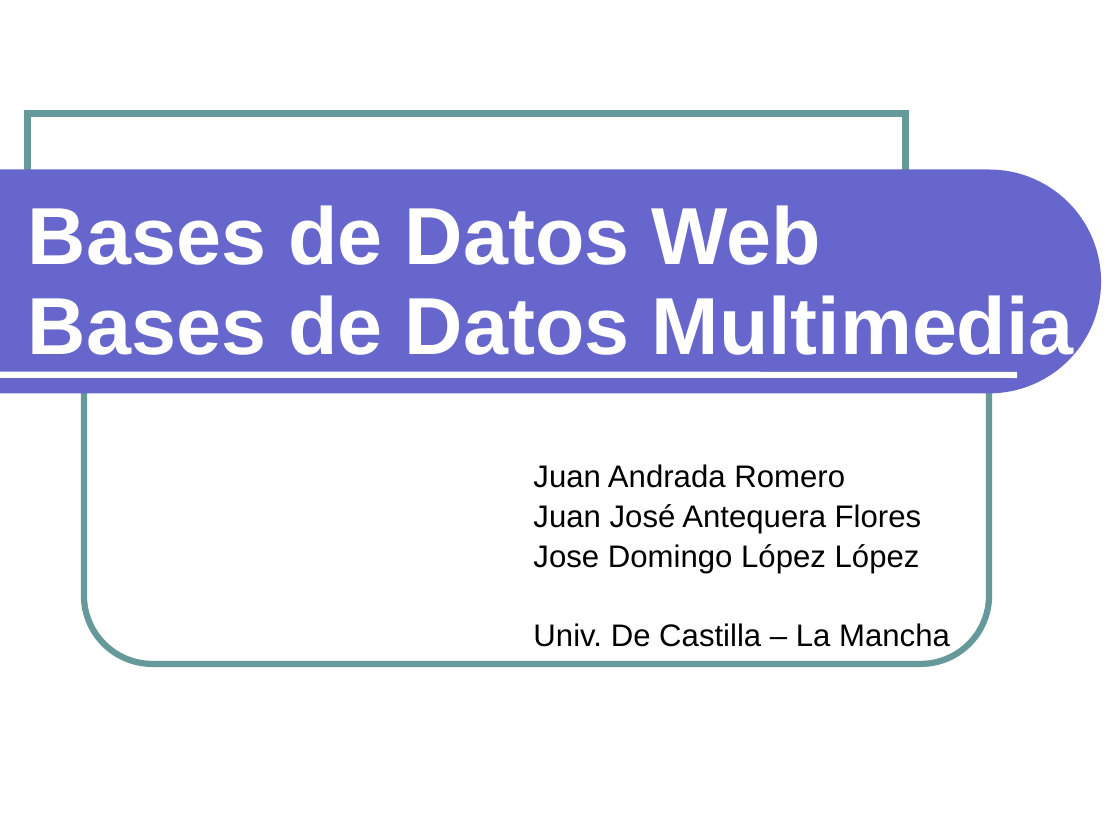
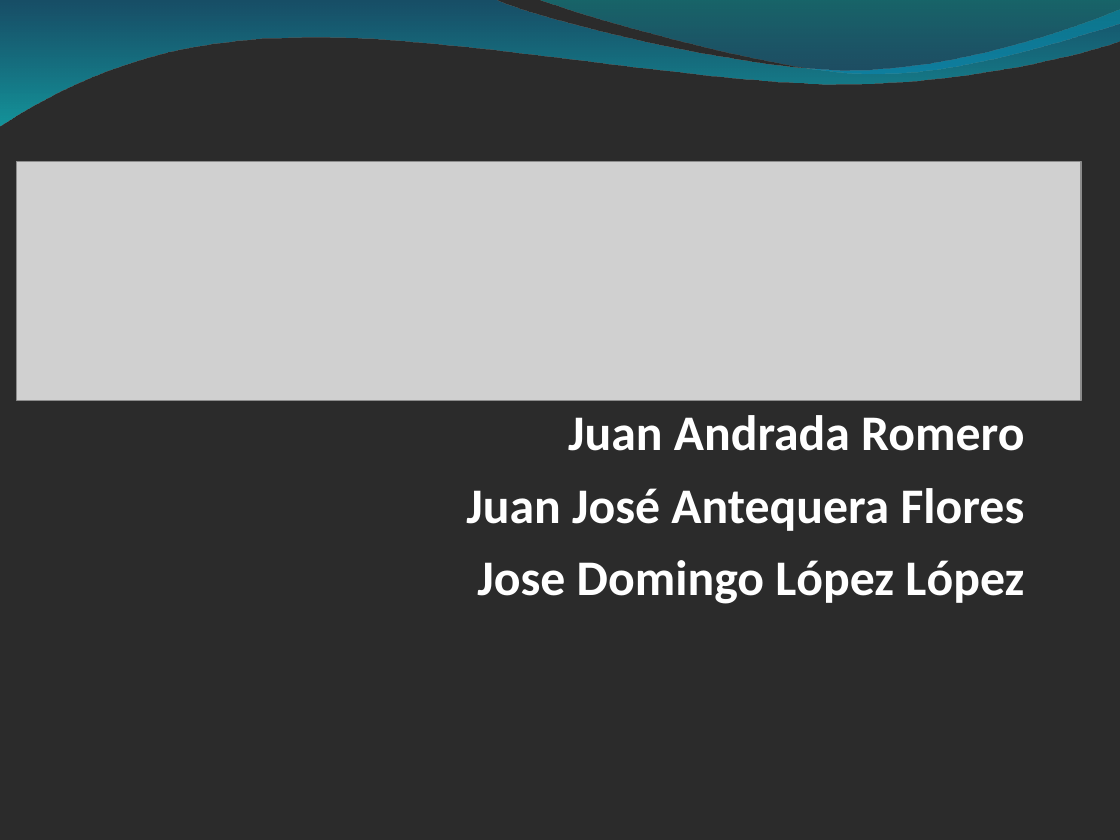
Before and after one commit to txedo/isi-mabd, a slide deck: slide 1 of Funcionalidad3/Funcionalidad3.ppt. Drawn at 1120x840 pixels with LibreOffice and Linux fonts; fonts in the diff are those of the drawing; grey boxes stand for pictures; background and template pictures are left out; a plain dark background stands for a picture behind light text. Boxes give left, top, right and bottom in pixels: in the first picture for what was removed or moved away, otherwise in the second. Text is boxed around its words. In the diff, an @@ line names an element or a change of style, - is before the commit and + after.

```diff
--- a/Funcionalidad3/Funcionalidad3.ppt
+++ b/Funcionalidad3/Funcionalidad3.ppt
@@ background #FFFFFF to picture (left out) @@
@@ freeform shape added at (x1=0, y1=0, x2=1120, y2=127), fill gradient #0079AF to #00EBF8 @@
@@ freeform shape added at (x1=536, y1=0, x2=1120, y2=77), fill gradient #00ADB6 to #009BE5 @@
@@ picture added at (x1=17, y1=161, x2=1082, y2=400) @@
@@ title removed at (x1=28, y1=205, x2=1074, y2=368) @@
-Bases de Datos Web
-Bases de Datos Multimedia
@@ group removed at (x1=0, y1=113, x2=1101, y2=664): 1 rounded rectangle, 1 rectangle, 1 freeform shape, 1 line @@
@@ subtitle "Juan Andrada Romero" moved from (x1=533, y1=464, x2=950, y2=647) to (x1=466, y1=415, x2=1025, y2=604) @@
@@ subtitle "Juan Andrada Romero" at (x1=466, y1=415, x2=1025, y2=604): size 20 to 32 pt, font Arial to Calibri, text colour #000000 to #FFFFFF, bold on; alignment left to right; line spacing 0.73 to 1; vertical alignment middle to top @@
@@ subtitle at (x1=533, y1=623, x2=950, y2=647): paragraph removed @@
-Univ. De Castilla – La Mancha
```
Also in this commit, not shown: 67 other slides changed, 2 slides added, 1 slide removed.
